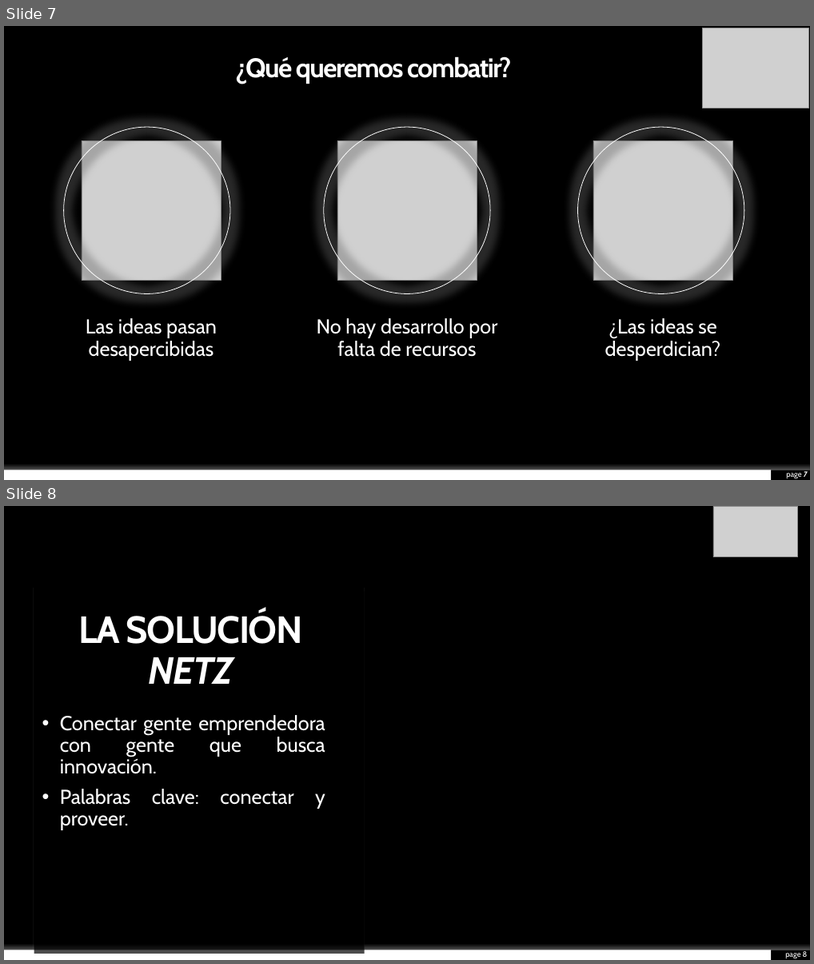
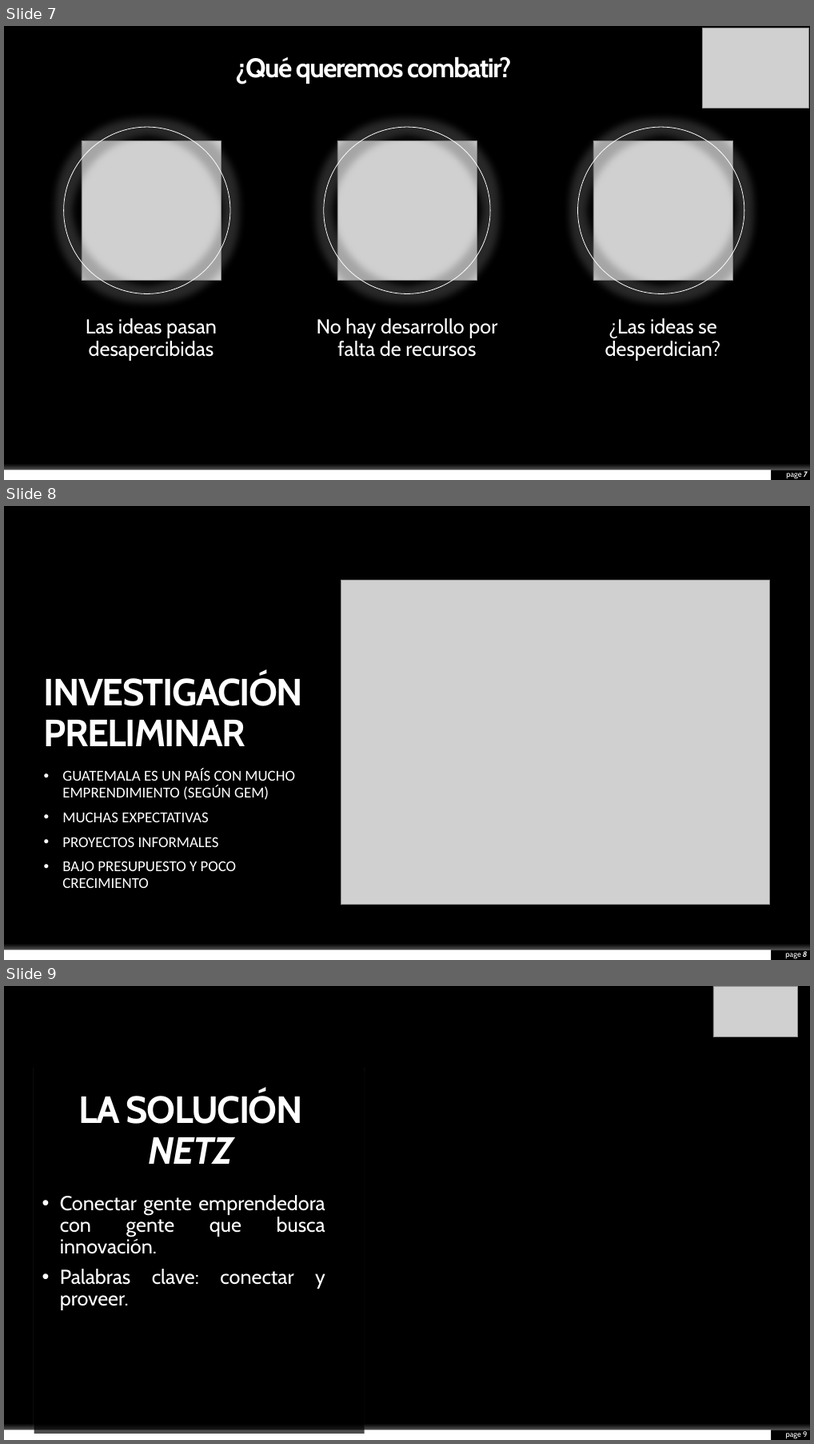
Before and after one commit to KevinHern/ingsoft, a slide deck: Docs/Presentacion_Final/final.pptx. Shown one above the other, each under a label of ours: slides 7 and 8 before the commit, slides 7, 8 and 9 after it. The pictures are 814x964 and 814x1444 pixels, drawn with LibreOffice and Linux fonts; fonts in the diff are those of the drawing; grey boxes stand for pictures; background and template pictures are left out. Boxes give left, top, right and bottom in pixels: in the first picture for what was removed or moved away, otherwise in the second. Text is boxed around its words. In the diff, an @@ line names an element or a change of style, - is before the commit and + after.

Commit message:
Version Final

```diff
--- a/Docs/Presentacion_Final/final.pptx
+++ b/Docs/Presentacion_Final/final.pptx
@@ slide 8 added at box(4, 506, 810, 960), background #000000; not listed: 2 template elements that a slide beside it also shows @@
@@ picture added at box(341, 580, 770, 904) @@
@@ title added at box(44, 673, 304, 746), 45 pt, text #FFFFFF, bold @@
+INVESTIGACIÓN PRELIMINAR
@@ text added at box(62, 768, 295, 888), 18 pt, text #FFFFFF @@
+• GUATEMALA ES UN PAÍS CON MUCHO EMPRENDIMIENTO (SEGÚN GEM)
+• MUCHAS EXPECTATIVAS
+• PROYECTOS INFORMALES
+• BAJO PRESUPUESTO Y POCO CRECIMIENTO
@@ page number added at box(786, 951, 808, 958), 9 pt, text #FFFFFF @@
+page 8
@@ what was slide 8 is now slide 9 @@
@@ page number at box(786, 1431, 807, 1438): text changed @@
-page 8
+page 9
```
